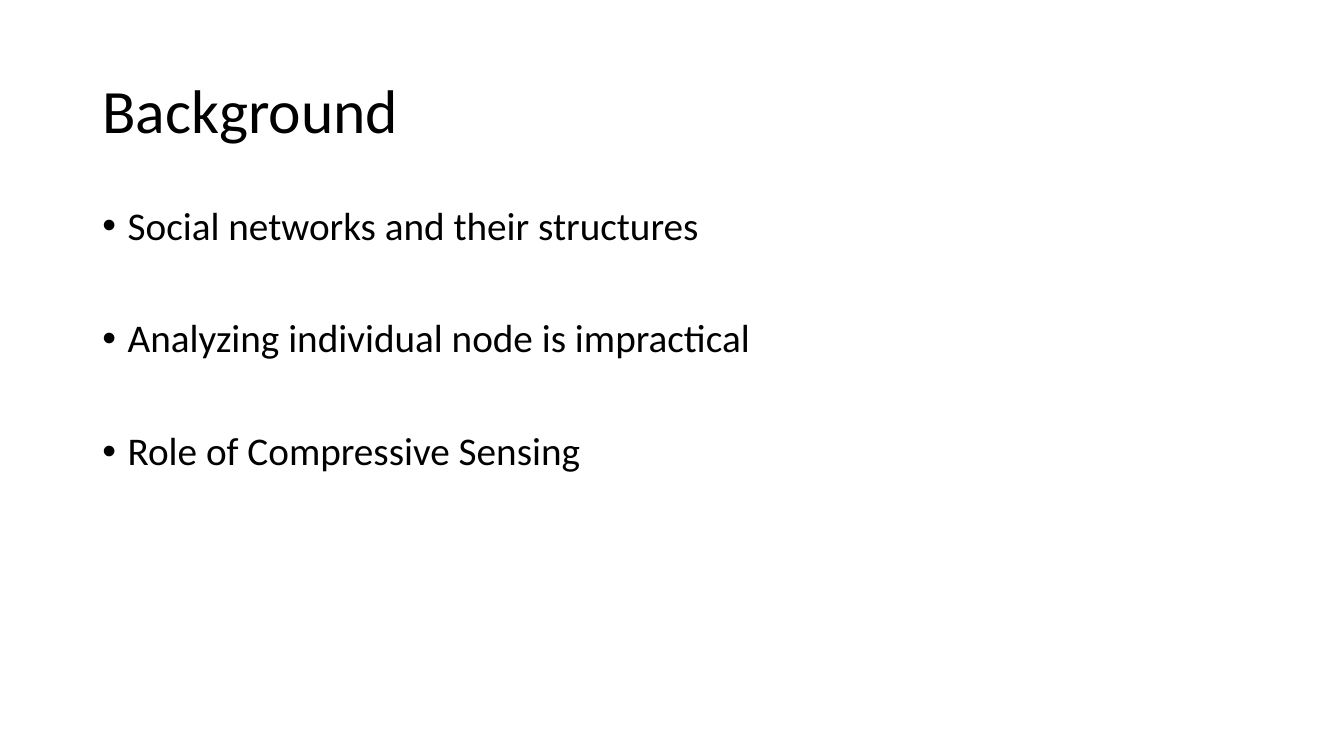
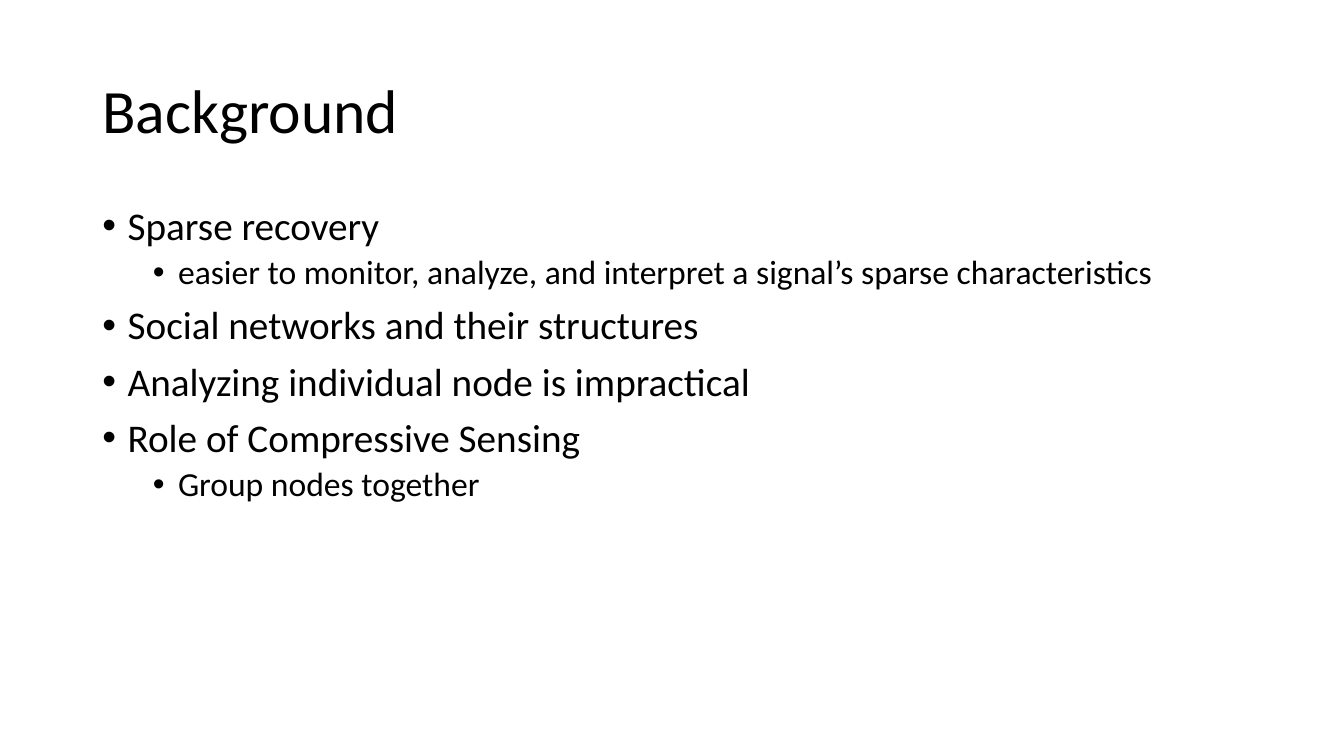
Before and after one commit to mikh/CS591-Social-Networks, a slide deck: slide 3 of PPT/skeleton.ppt.pptx. Drawn at 1344x756 pixels with LibreOffice and Linux fonts; fonts in the diff are those of the drawing; background and template pictures are left out. Boxes give left, top, right and bottom in pixels: in the first picture for what was removed or moved away, otherwise in the second. Text is boxed around its words. In the diff, an @@ line names an element or a change of style, - is before the commit and + after.

```diff
--- a/PPT/skeleton.ppt.pptx
+++ b/PPT/skeleton.ppt.pptx
@@ text at (128, 214, 1152, 290): paragraphs added @@
+• Sparse recovery
+  • easier to monitor, analyze, and interpret a signal’s sparse characteristics
@@ text at (178, 472, 479, 502): paragraph added @@
+  • Group nodes together
```
Also in this commit, not shown: 5 other slides changed, 17 slides added, 2 slides removed, 6 other files.
